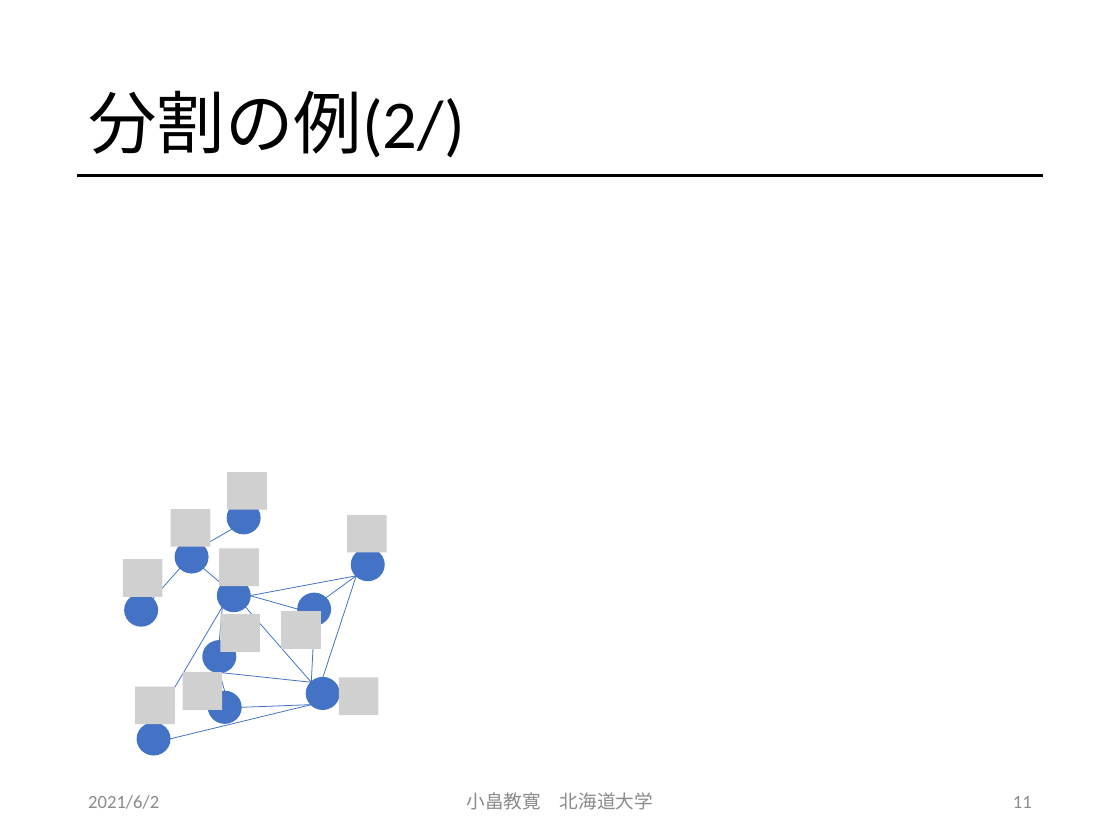
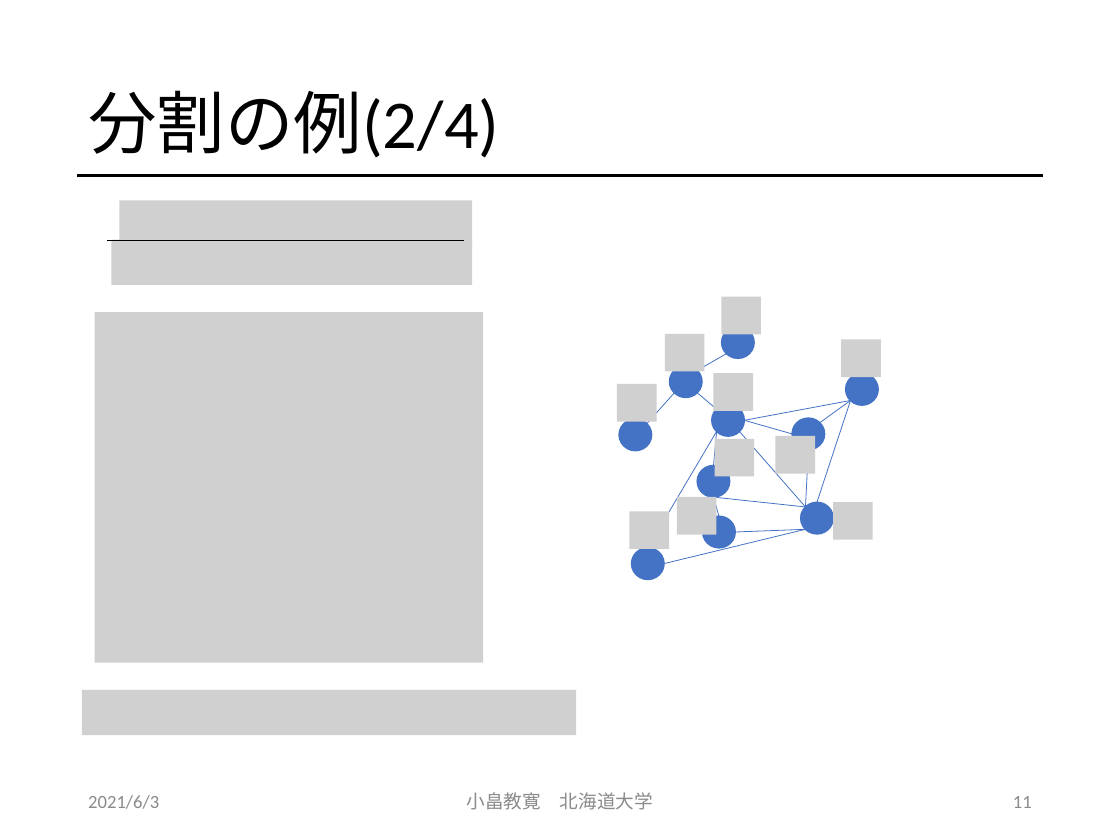
Before and after one commit to obatakyoukan/isomorphism, a slide deck: slide 11 of Isomorphism.pptx. Drawn at 1120x840 pixels with LibreOffice and Linux fonts; fonts in the diff are those of the drawing; grey boxes stand for pictures. Boxes give left, top, right and bottom in pixels: in the first picture for what was removed or moved away, otherwise in the second. Text is boxed around its words. In the diff, an @@ line names an element or a change of style, - is before the commit and + after.

```diff
--- a/Isomorphism.pptx
+++ b/Isomorphism.pptx
@@ title at (88, 90, 499, 158): text changed @@
-分割の例(2/)
+分割の例(2/4)
@@ picture added at (120, 200, 473, 245) @@
@@ line added from (108, 241) to (464, 241), #000000 0.5 pt @@
@@ picture added at (111, 240, 472, 284) @@
@@ picture added at (94, 312, 483, 663) @@
@@ 15 lines, 10 pictures, 10 ellipses: place and size @@
-15 lines, 10 pictures, 10 ellipses at (123, 472, 386, 755)
+15 lines, 10 pictures, 10 ellipses at (617, 297, 880, 579)
@@ picture added at (82, 690, 576, 735) @@
@@ text at (88, 795, 159, 809): text changed @@
-2021/6/2
+2021/6/3
```
Also in this commit, not shown: 31 other slides changed, 4 other files.
